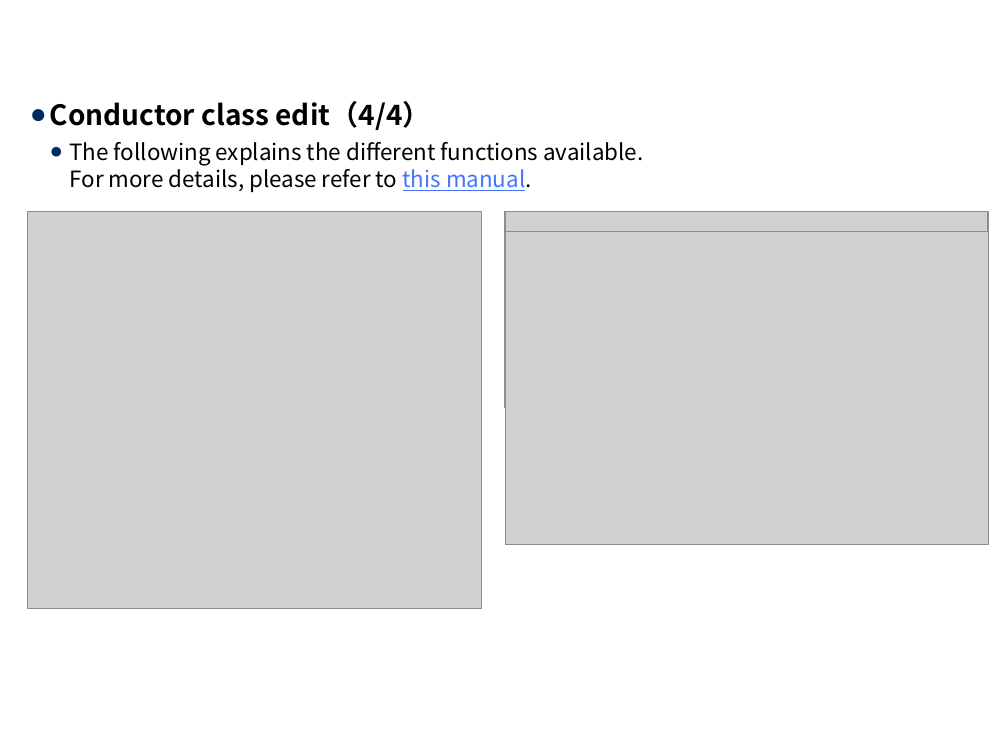
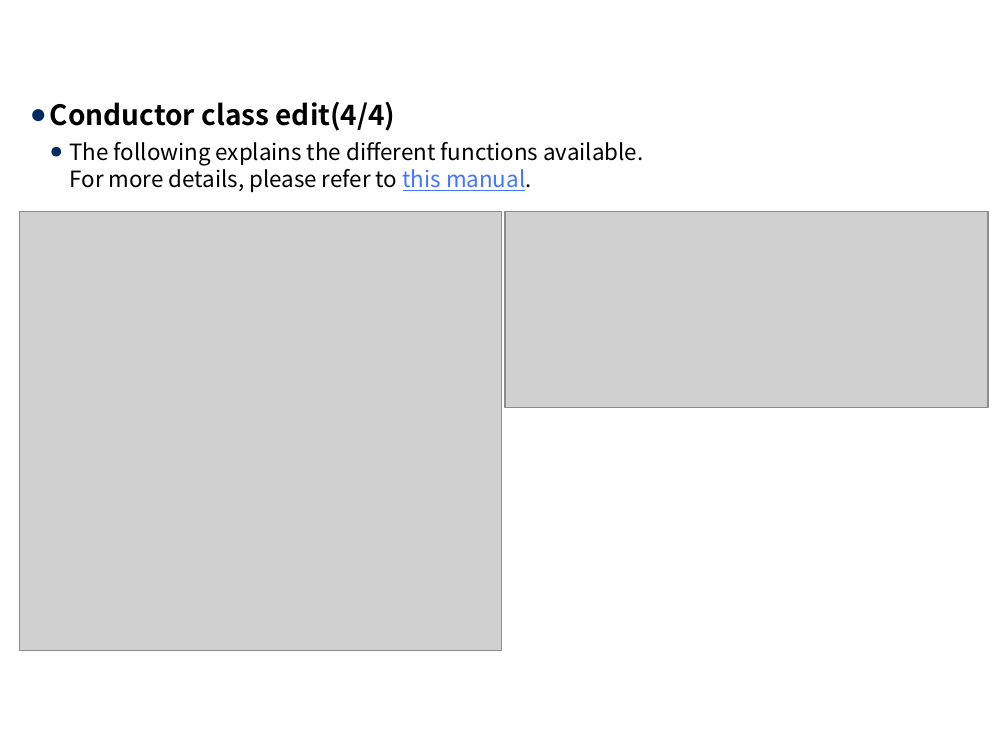
Before and after one commit to exastro-suite/it-automation-docs, a slide deck: slide 12 of asset/Learn/ITA-Conductor_en.pptx. Drawn at 1008x756 pixels with LibreOffice and Linux fonts; fonts in the diff are those of the drawing; grey boxes stand for pictures; background and template pictures are left out. Boxes give left, top, right and bottom in pixels: in the first picture for what was removed or moved away, otherwise in the second. Text is boxed around its words. In the diff, an @@ line names an element or a change of style, - is before the commit and + after.

```diff
--- a/asset/Learn/ITA-Conductor_en.pptx
+++ b/asset/Learn/ITA-Conductor_en.pptx
@@ text at <box>50,102,396,131</box>: text changed @@
-● Conductor class edit（4/4）
+● Conductor class edit(4/4)
@@ picture: place and size @@
-picture at <box>27,212,481,609</box>
+picture at <box>20,212,502,650</box>
@@ picture removed at <box>505,232,988,545</box> @@
```
Also in this commit, not shown: 17 other slides changed, 12 other files.
